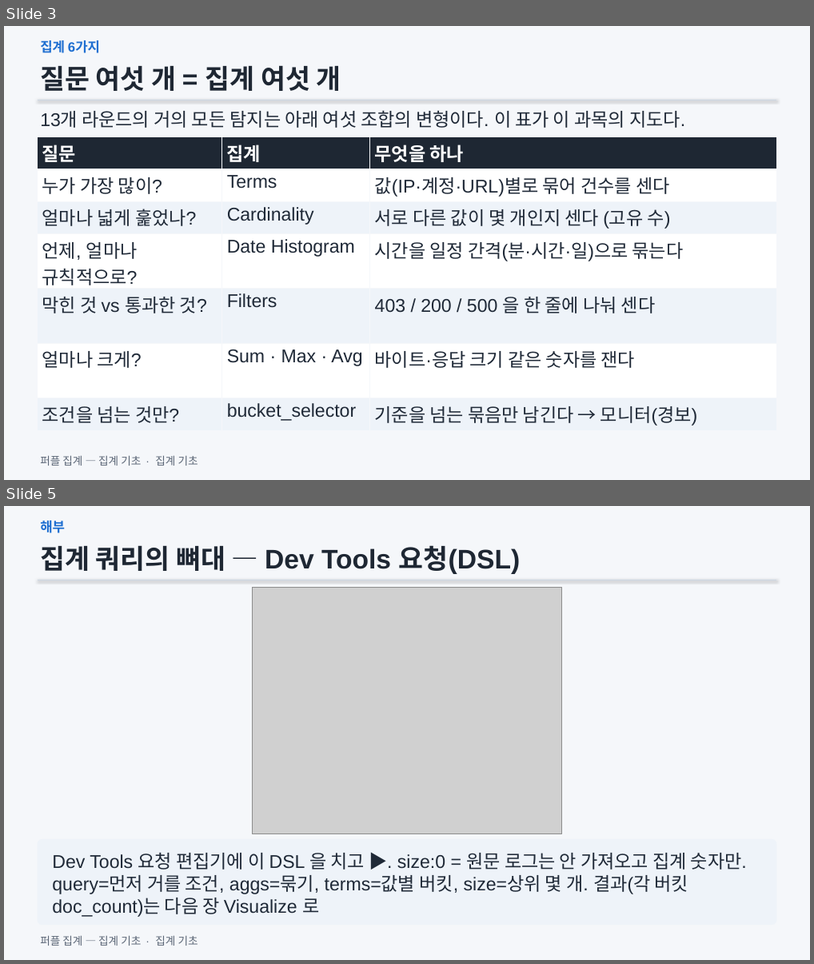
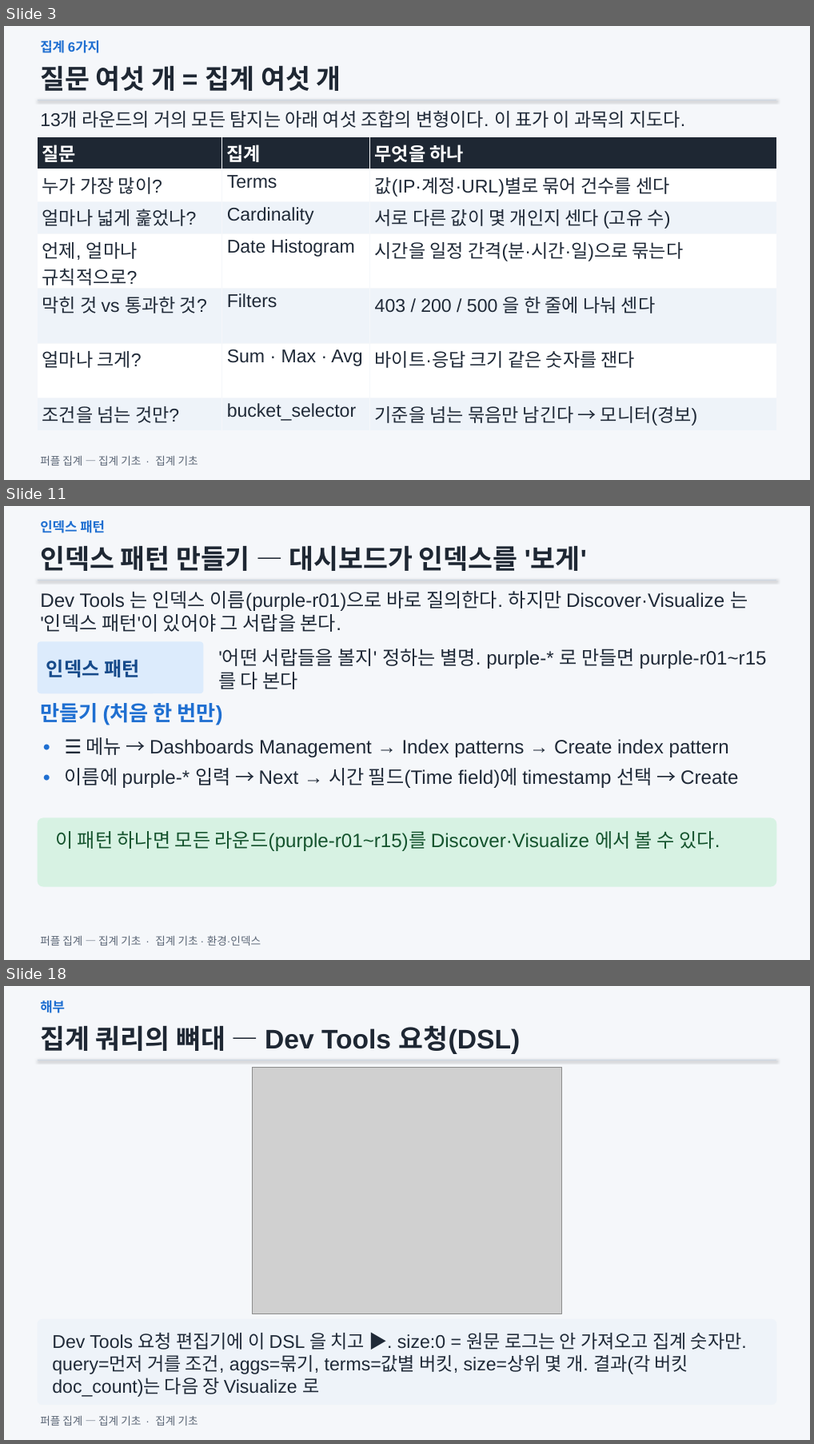
Before and after one commit to mrgrit/hack_ir_with_wazuh, a slide deck: slides/Module02_집계기초.pptx. Shown one above the other, each under a label of ours: slides 3 and 5 before the commit, slides 3, 11 and 18 after it; the slides between them are not shown. The pictures are 814x964 and 814x1444 pixels, drawn with LibreOffice and Linux fonts; fonts in the diff are those of the drawing; grey boxes stand for pictures. Boxes give left, top, right and bottom in pixels: in the first picture for what was removed or moved away, otherwise in the second. Text is boxed around its words. In the diff, an @@ line names an element or a change of style, - is before the commit and + after.

```diff
--- a/slides/Module02_집계기초.pptx
+++ b/slides/Module02_집계기초.pptx
@@ slide 11 added at bbox=[4, 506, 810, 960], background #F5F7FA @@
@@ text added at bbox=[40, 520, 105, 533], 16 pt, text #1F6FD1, bold @@
+인덱스 패턴
@@ text added at bbox=[40, 545, 587, 571], 32 pt, text #1E2733, bold @@
+인덱스 패턴 만들기 — 대시보드가 인덱스를 '보게'
@@ line added from (38, 580) to (777, 580), #CBD5E1 1.25 pt @@
@@ text added at bbox=[40, 591, 748, 632], 23 pt, text #1F2937 @@
+Dev Tools 는 인덱스 이름(purple-r01)으로 바로 질의한다. 하지만 Discover·Visualize 는 '인덱스 패턴'이 있어야 그 서랍을 본다.
@@ rounded rectangle added at bbox=[38, 641, 204, 693], fill #DCEBFC @@
@@ text added at bbox=[218, 648, 767, 689], 23 pt, text #1F2937 @@
+'어떤 서랍들을 볼지' 정하는 별명. purple-* 로 만들면 purple-r01~r15 를 다 본다
@@ text added at bbox=[46, 659, 139, 677], 23 pt, text #164A8A, bold @@
+인덱스 패턴
@@ text added at bbox=[40, 703, 223, 725], 25 pt, text #1F6FD1, bold @@
+만들기 (처음 한 번만)
@@ text added at bbox=[40, 732, 65, 756], 23 pt, text #1F6FD1, bold @@
+•
@@ text added at bbox=[86, 737, 730, 757], 23 pt, text #1F2937 @@
+☰ 메뉴 → Dashboards Management → Index patterns → Create index pattern
@@ text added at bbox=[40, 763, 65, 787], 23 pt, text #1F6FD1, bold @@
+•
@@ text added at bbox=[65, 768, 738, 788], 23 pt, text #1F2937 @@
+이름에 purple-* 입력 → Next → 시간 필드(Time field)에 timestamp 선택 → Create
@@ rounded rectangle added at bbox=[38, 817, 777, 887], fill #D7F2E3 @@
@@ text added at bbox=[55, 831, 720, 851], 23 pt, text #14532D @@
+이 패턴 하나면 모든 라운드(purple-r01~r15)를 Discover·Visualize 에서 볼 수 있다.
@@ text added at bbox=[40, 935, 261, 945], 13 pt, text #5B6676 @@
+퍼플 집계 — 집계 기초 · 집계 기초 · 환경·인덱스
@@ what was slide 5 is now slide 18 @@
```
Also in this commit, not shown: 1 slide changed, 12 other slides added, 3 other files.
